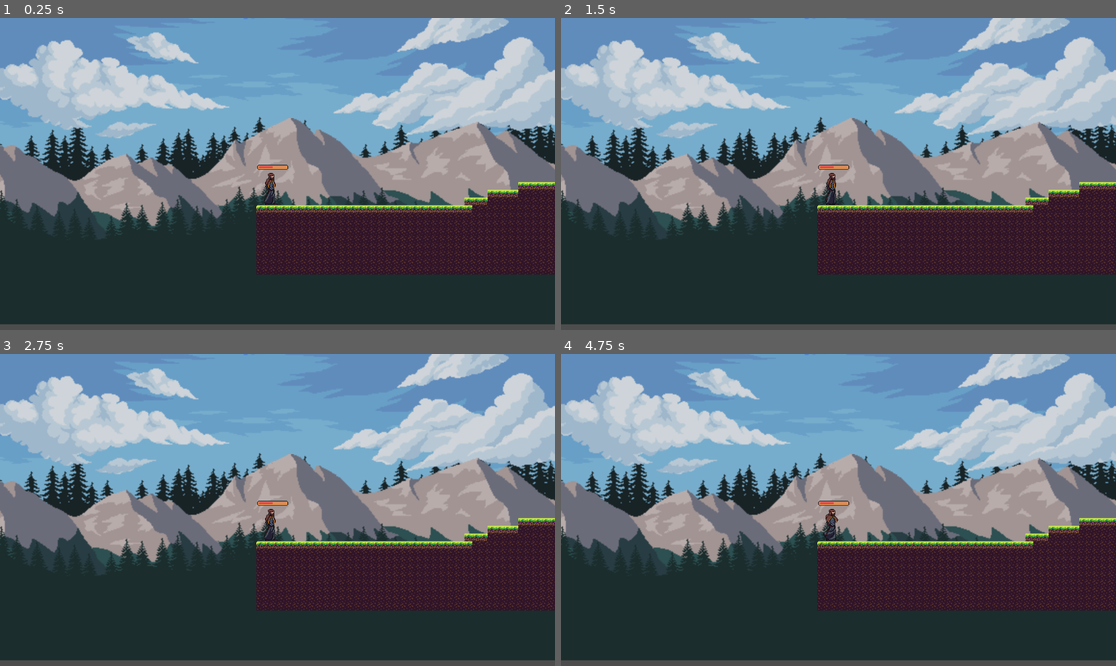
Above: before the commit, frames 1-4 (two rows, left to right).
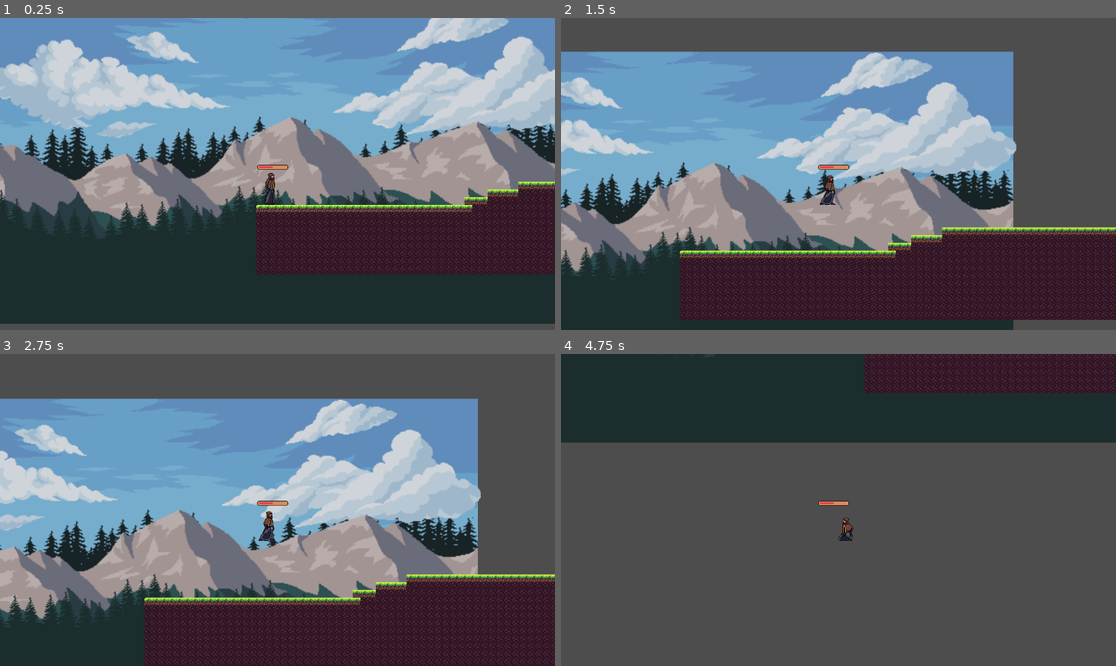
Above: after the commit, the same moments.

Repository: JulianoMedeirosMachado/wizards_quest
Game: Godot game, scene res://scenarios/level_1.tscn
Two runs of this game, one before a commit and one after it. Both use one fixed random seed, a clock stepped at 60 frames per second and the inputs below. This scene is started directly instead of the project's main scene.
Inputs:
- Up to frame 1 (0.25 s): no input
- Up to frame 2 (1.5 s): tap Enter (ui_accept) at 0.5, 0.6, 0.77, 1.07, 1.35 s; hold Right (ui_right) from 0.53 s (still down)
- Up to frame 3 (2.75 s): tap Enter (ui_accept) at 1.52, 1.82, 2.1 s; release Right (ui_right) at 2.03 s; hold Left (ui_left) from 2.03 s (still down)
- Up to frame 4 (4.75 s): tap Enter (ui_accept) at 2.85, 3.02, 3.32, 3.6, 3.77, 4.07, 4.35, 4.52 s; release Left (ui_left) at 4.28 s; hold Right (ui_right) from 4.28 s (still down)

The runs differ from the first frame. In frame 1, 4.0% of the frame differs, in the area x 0-100%, y 0-99%; in frame 2, 75%; in frame 3, 82%; in frame 4, 98%.

Commit message:
Created character basic movement logic

Diff:
--- a/entities_scenes/main_character.tscn
+++ b/entities_scenes/main_character.tscn
@@ -499,7 +499,7 @@
 }],
 "loop": true,
 "name": &"jump",
-"speed": 5.0
+"speed": 10.0
 }, {
 "frames": [{
 "duration": 1.0,
@@ -567,9 +567,9 @@
 
 [node name="AnimatedSprite2D" type="AnimatedSprite2D" parent="Player"]
 sprite_frames = SubResource("SpriteFrames_ybs6v")
-animation = &"idle"
+animation = &"jump"
 autoplay = "idle"
-frame_progress = 0.217552
+frame_progress = 0.557898
 
 [node name="TextureProgressBar" type="TextureProgressBar" parent="Player" node_paths=PackedStringArray("player")]
 offset_left = -42.0
--- a/scripts/main_character.gd
+++ b/scripts/main_character.gd
@@ -1,13 +1,16 @@
 extends CharacterBody2D
 
 class_name Player
+
+@onready var sprite = $AnimatedSprite2D
 
 signal healthChanged
 
 @export var max_health = 100
 @onready var currentHealth: int = max_health
-
-
+var SPEED = 300.0
+var gravity = ProjectSettings.get_setting("physics/2d/default_gravity")
+const JUMP_VELOCITY = -190.0
 
 # Called when the node enters the scene tree for the first time.
 func _ready():
@@ -19,3 +22,32 @@
 # Called every frame. 'delta' is the elapsed time since the previous frame.
 func _process(delta):
 	pass
+
+func _physics_process(delta):
+	if not is_on_floor():
+		velocity.y += gravity * delta
+
+	if Input.is_action_just_pressed("ui_accept") and is_on_floor():
+		velocity.y = JUMP_VELOCITY * 3
+
+	var direction = Input.get_axis("ui_left", "ui_right")
+	if direction:
+		velocity.x = direction * SPEED
+	else:
+		velocity.x = move_toward(velocity.x, 0, SPEED)
+
+	if velocity.x == 0:
+		sprite.animation = 'idle'
+
+	if velocity.x > 0 && velocity.y == 0:
+		sprite.flip_h = false
+		sprite.animation = 'walk'
+
+	if velocity.x < 0 && velocity.y == 0:
+		sprite.flip_h = true
+		sprite.animation = 'walk'
+
+	if (velocity.y < 0 || velocity.y > 0):
+		sprite.animation = 'jump'
+
+	move_and_slide()
